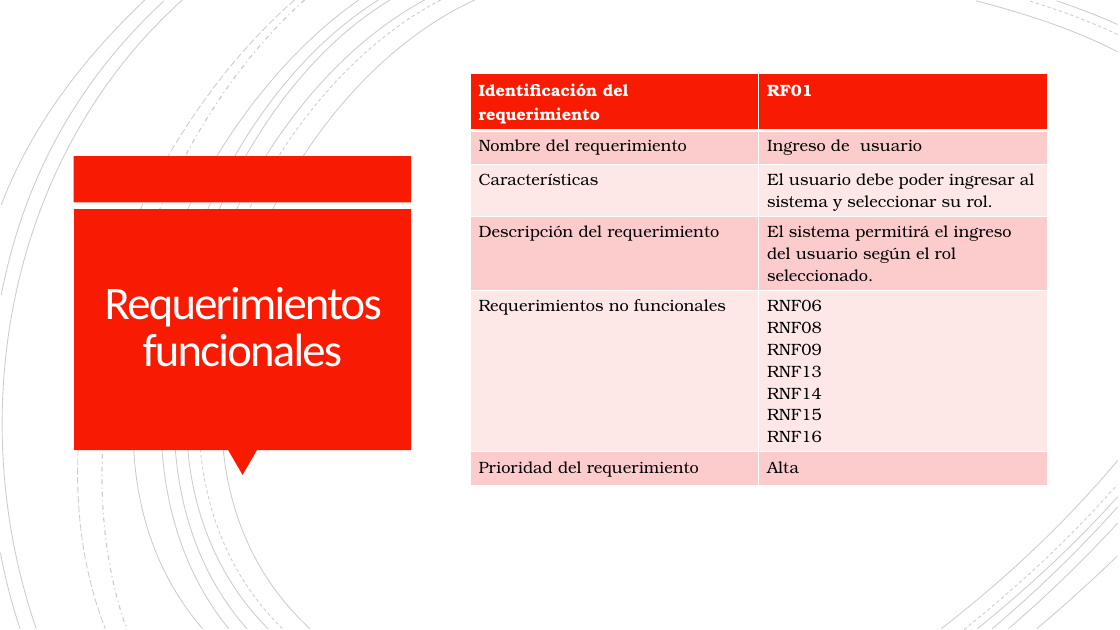
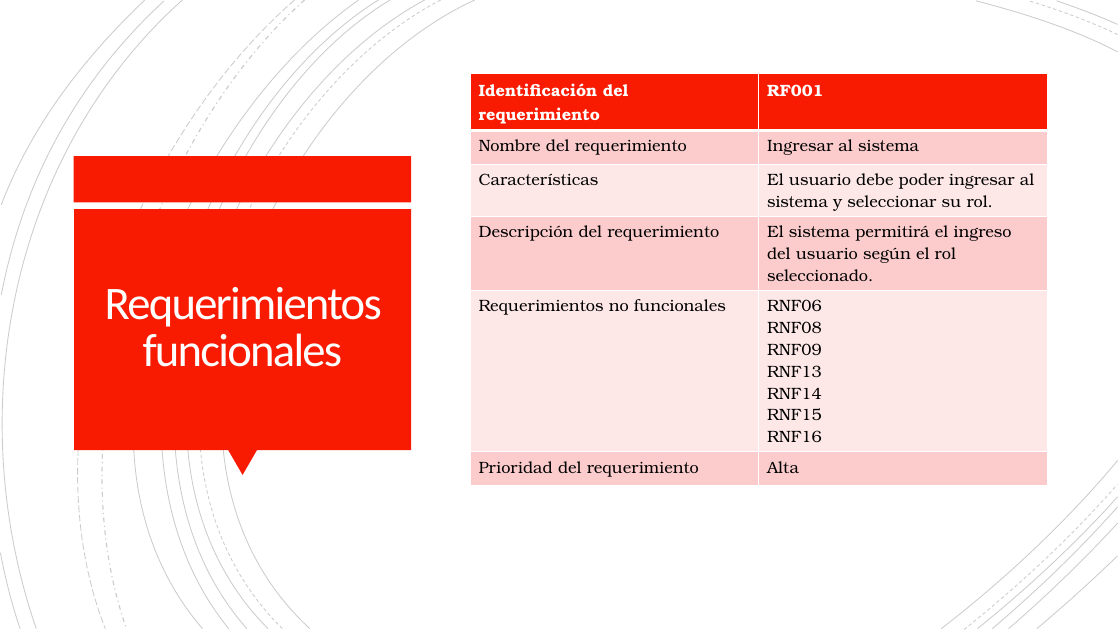
Before and after one commit to Dillan444/PROYECTO_SENA, a slide deck: slide 32 of PLANTEAMIENTO_DEL_PROBLEMA.pptx. Drawn at 1120x630 pixels with LibreOffice and Linux fonts; fonts in the diff are those of the drawing. Boxes give left, top, right and bottom in pixels: in the first picture for what was removed or moved away, otherwise in the second. Text is boxed around its words. In the diff, an @@ line names an element or a change of style, - is before the commit and + after.

```diff
--- a/PLANTEAMIENTO_DEL_PROBLEMA.pptx
+++ b/PLANTEAMIENTO_DEL_PROBLEMA.pptx
@@ table at box(471, 74, 1047, 481) @@
-row 1, column 2: RF01
+row 1, column 2: RF001
-row 2, column 2: Ingreso de usuario
+row 2, column 2: Ingresar al sistema
```
Also in this commit, not shown: 15 other slides changed, 1 slide added, 1 other file.
